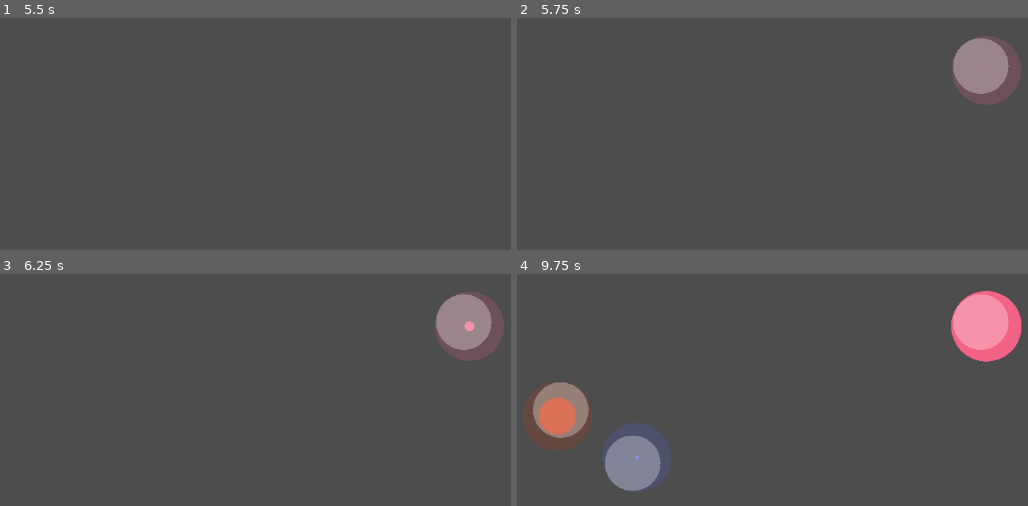
Above: before the commit, frames 1-4 (two rows, left to right).
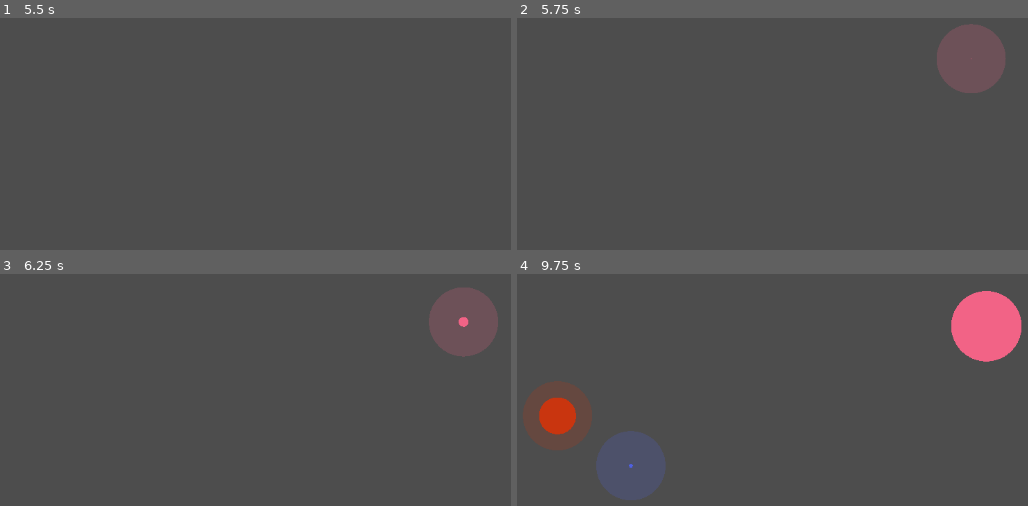
Above: after the commit, the same moments.

Repository: sebastianlindgren00/GetTheBeatGame
Game: Godot game, scene res://Scenes/GameRoot.tscn
Two runs of this game, one before a commit and one after it. Both use one fixed random seed, a clock stepped at 60 frames per second and the inputs below.
Inputs:
- Up to frame 1 (5.5 s): tap Enter at 0.5, 2, 3.5 s; hold Z (sustain) 0.53-1.28 s; tap X (tap) at 0.8, 1.35, 2.3, 2.85, 3.8, 4.35, 5.3 s; tap Space at 1.25, 2.75, 4.25 s; tap Z (sustain) at 1.55, 3.05, 4.55 s; hold Z (sustain) 2.03-2.78 s; hold Z (sustain) 3.53-4.28 s; hold Z (sustain) from 5.03 s (still down)
- Up to frame 2 (5.75 s): keep holding Z (sustain)
- Up to frame 3 (6.25 s): release Z (sustain) at 5.78 s; tap X (tap) at 5.85 s; tap Z (sustain) at 6.05 s
- Up to frame 4 (9.75 s): hold Z (sustain) 6.53-7.28 s; tap X (tap) at 6.8, 7.35, 8.3, 8.85 s; tap Z (sustain) at 7.55, 9.05 s; hold Z (sustain) 8.03-8.78 s; hold Z (sustain) from 9.53 s (still down)

Frame 1 is identical in both runs. In frame 2, 4.0% of the frame differs, in the area x 82-99%, y 2-38%; in frame 3, 2.8%; in frame 4, 7.2%, in the area x 3-98%, y 8-98%.
Error in both runs: Attempt to call function 'get_as_text' in base 'null instance' on a null instance. (res://Scenes/Game.tscn::GDScript_mjukf:12)

Commit message:
A lot of fixes :)

Diff:
--- a/Prefabs/sustain_circle.tscn
+++ b/Prefabs/sustain_circle.tscn
@@ -1,8 +1,9 @@
-[gd_scene load_steps=5 format=3 uid="uid://b8kimp1l7xc1j"]
+[gd_scene load_steps=6 format=3 uid="uid://b8kimp1l7xc1j"]
 
 [ext_resource type="Script" path="res://Scripts/sustainCircle.gd" id="1_sliie"]
 [ext_resource type="Script" path="res://Scripts/circleArea.gd" id="2_qhr1f"]
 [ext_resource type="Script" path="res://Scripts/drawCircle.gd" id="3_4odpa"]
+[ext_resource type="Script" path="res://Scripts/jazzArea.gd" id="4_a8ixa"]
 
 [sub_resource type="CircleShape2D" id="CircleShape2D_nuwof"]
 radius = 30.0
@@ -20,5 +21,15 @@
 scale = Vector2(1.69484, 1.67669)
 shape = SubResource("CircleShape2D_nuwof")
 
+[node name="jazzArea" type="Area2D" parent="."]
+script = ExtResource("4_a8ixa")
+
+[node name="CollisionShape2D" type="CollisionShape2D" parent="jazzArea"]
+scale = Vector2(1.69484, 1.67669)
+shape = SubResource("CircleShape2D_nuwof")
+
 [connection signal="child_exiting_tree" from="." to="." method="_on_child_exiting_tree"]
 [connection signal="area_entered" from="circleArea" to="circleArea" method="_on_area_entered"]
+[connection signal="area_exited" from="circleArea" to="circleArea" method="_on_area_exited"]
+[connection signal="area_entered" from="jazzArea" to="jazzArea" method="_on_area_entered"]
+[connection signal="area_exited" from="jazzArea" to="jazzArea" method="_on_area_exited"]
--- a/Scripts/circleArea.gd
+++ b/Scripts/circleArea.gd
@@ -1,6 +1,7 @@
 extends Node2D
 
 const MAX_RADIUS = 50 # Max radius of the circle
+const JAZZ_TIMEOUT = 500 # Time the user are allowed to be outside the jazz area
 
 var circlePos # Position of the circle
 var noteHitTimeout: int = 500 # Timer in milliseconds to hit the note (set by spawner)
@@ -13,6 +14,8 @@
 var noteType = "tap" # Type of the note, can be "tap" or "sustain"
 var noteIsHit = false # If the note is hit or not
 var precision = 0 # Level of precision when hitting the note (timeToHit / noteHitTimeout)
+
+var jazzTimeoutCountdown = 0
 
 # Called when the node enters the scene tree for the first time.
 func _ready():
@@ -30,9 +33,17 @@
 	draw_circle(Vector2(0, 0), MAX_RADIUS, color * Color(1, 1, 1, 0.2))
 
 # Called every frame. 'delta' is the elapsed time since the previous frame.
-func _process(_delta):
+func _process(delta):
 	var timeToHit: float = noteHitTimeout - (Time.get_ticks_msec() - spawnTime)
 
+	if !noteIsHit:
+		if pointer != null: checkGesture(timeToHit)
+		scaleCircle(timeToHit)
+	else:
+		jazzTimeoutCountdown -= delta
+		if jazzTimeoutCountdown < 0: noteIsHit = false
+
+func scaleCircle(timeToHit):
 	# Give the player som extra time to hit the note
 	if timeToHit > - 100:
 		# Animate the circle to grow
@@ -43,20 +54,27 @@
 		queue_free()
 		print("Missed!")
 
-	if pointer != null:
-		checkGesture(timeToHit)
-
 # Check if the note is hit by using the pointer
 func checkGesture(timeToHit):
 	# See if snapping is active, using is_snapping from handpointer.gd
-	if noteType == "tap":
-		if pointer.is_snapping:
-			noteIsHit = true
-			precision = 1 - timeToHit / noteHitTimeout
-			queue_free()
-	elif noteType == "sustain":
-		pass
+	match noteType:
+		"tap":
+			if pointer.is_snapping:
+				noteIsHit = true
+				precision = 1 - timeToHit / noteHitTimeout
+				queue_free()
+		"sustain":
+			if pointer.is_jazzing:
+				noteIsHit = true
+				if timeToHit > 0: precision = 1 - timeToHit / noteHitTimeout
+				noteHitTimeout = 0
 
 func _on_area_entered(area):
 	if area.name == "Pointer":
 		pointer = area
+
+func _on_area_exited(area):
+	if area.name == "Pointer":
+		pointer = null
+		if noteIsHit:
+			jazzTimeoutCountdown = JAZZ_TIMEOUT
--- /dev/null
+++ b/Scripts/jazzArea.gd
@@ -0,0 +1,27 @@
+extends Area2D
+
+const JAZZ_TIMEOUT = 500 # Time the user are allowed to be outside the jazz area
+
+var pointer
+var noteIsHit = false
+var jazzTimeoutCountdown = 0
+
+# Called when the node enters the scene tree for the first time.
+func _ready():
+	pass # Replace with function body.
+
+# Called every frame. 'delta' is the elapsed time since the previous frame.
+func _process(delta):
+	if noteIsHit:
+		jazzTimeoutCountdown -= delta
+		if jazzTimeoutCountdown < 0: noteIsHit = false
+
+func _on_area_entered(area):
+	if area.name == "Pointer":
+		pointer = area
+
+func _on_area_exited(area):
+	if area.name == "Pointer":
+		pointer = null
+		if noteIsHit:
+			jazzTimeoutCountdown = JAZZ_TIMEOUT
--- a/Scripts/spawnCircles.gd
+++ b/Scripts/spawnCircles.gd
@@ -46,6 +46,7 @@
 					print(notesArray[noteIndex], " Sustain note!")
 					# Create a sustain circle
 					circ = sustainCirclePrefab.instantiate()
+					circ.sustainTime = sustain_value
 				else:
 					# Call tap note
 					print(notesArray[noteIndex], " Tap note!")
--- a/Scripts/sustainCircle.gd
+++ b/Scripts/sustainCircle.gd
@@ -3,10 +3,16 @@
 const VIEWPORT_X = 1152
 const VIEWPORT_Y = 648
 const MAX_RADIUS = 50
-const PRECISION_TEXT = ["JAAAZZZ", "COOOOOOL", "AMAAAAAAZING", "PERFECT JAAAAAAZZZZ"]
+const PRECISION_TEXT = ["JAAAZZZ", "COOOOOOL", "AMAAAAAAZING", "PERFECT JAAAAAAZZ"]
+const E = 2.71828182846
+const MOVEMENT_SPEED = 10
+const STARTUP_ANIM_TIME = 2000 # Time in milliseconds for the startup animation
 
 var direction # Direction of the sustain path
 var circleShapePrefab
+var t = 0
+var noteIsHit = false # If the note was hit
+var sustainTime = 200 # Time the note was sustained
 
 var circlePos # Position of the circle
 var area # Area2D of the circle
@@ -18,6 +24,7 @@
 	# Set animation speed of the circle
 	area = $circleArea
 	area.noteHitTimeout = noteHitTimeout
+	area.noteType = "sustain"
 
 	# Set circle position
 	while true:
@@ -26,16 +33,35 @@
 			break
 	self.position = circlePos
 
-	# Load the circle shapes, used to show the direction of the sustain animation
+	# Load the circle shapes, used to draw the path of the sustain note
 	circleShapePrefab = preload ("res://Prefabs/circle_shape.tscn")
 	# Set direction
 	direction = Vector2(randf_range( - 1, 1), randf_range( - 1, 1)).normalized()
-	var circ = circleShapePrefab.instantiate()
-	circ.maxRadius = MAX_RADIUS
-	circ.color = Color(1, 1, 1, 0.3)
-	circ.position += direction * 10
-	circ.scale = Vector2(0.8, 0.8)
-	add_child(circ)
+	# Animate bounce in towards direction
+
+func _process(delta):
+	if t < STARTUP_ANIM_TIME:
+		# Animate the circle towards the direciton of the sustain path
+		const TIME_SCALE = 2
+		const ANIMATION_SCALE = 10
+		t += delta * TIME_SCALE
+		self.position = circlePos + direction * pow(E, -t) * abs(4 * cos(5 * t)) * ANIMATION_SCALE
+
+	if noteIsHit:
+		t += delta
+
+		# Animate the sustain circle
+		if t < sustainTime:
+			# Move the circle towards its direction
+			self.position += direction * MOVEMENT_SPEED
+			# If the circle hits the edge of the screen, make it bounce
+			if self.position.x < 0 or self.position.x > VIEWPORT_X:
+				direction.x *= - 1
+			if self.position.y < 0 or self.position.y > VIEWPORT_Y:
+				direction.y *= - 1
+		else:
+			# Remove the circle
+			self.queue_free()
 
 func _on_child_exiting_tree(node):
 	print("area ", area)
@@ -46,5 +72,11 @@
 			# Get hit precision
 			var precisionLevel = round(node.precision * (PRECISION_TEXT.size() - 1))
 			precision = PRECISION_TEXT[precisionLevel]
-
-		queue_free()
+			noteIsHit = true
+			t = 0
+			# # Draw the sustain circle
+			# var circ = circleShapePrefab.instance()
+			# circ.position = self.position
+			# circ.color = area.color
+			# circ.radius = MAX_RADIUS
+			# self.add_child(circ)
